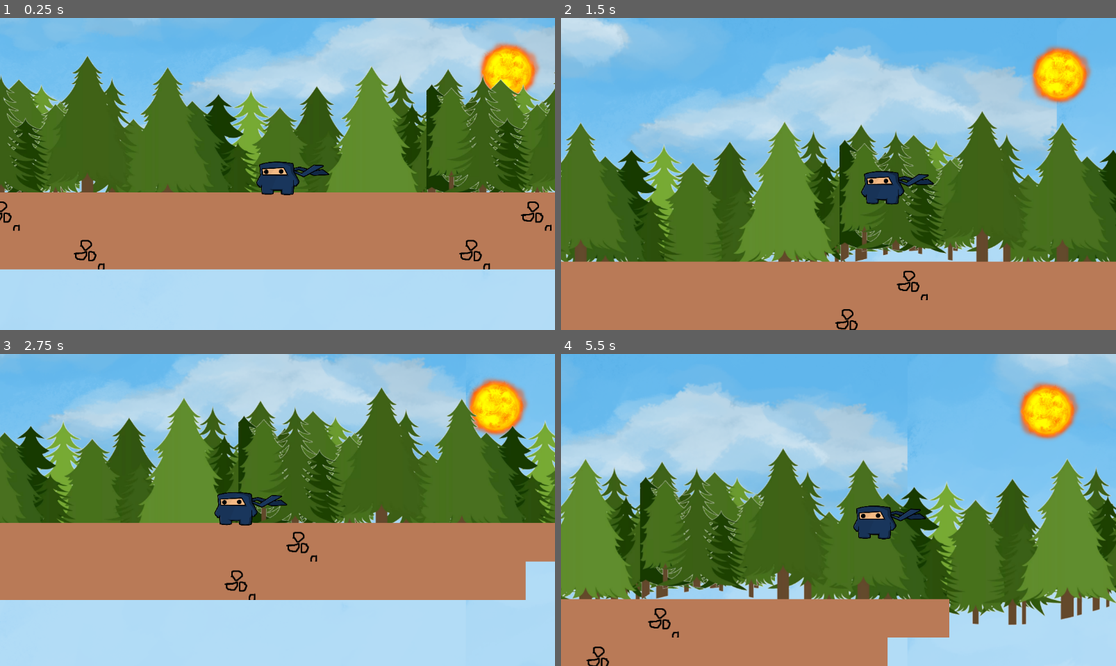
Above: before the commit, frames 1-4 (two rows, left to right).
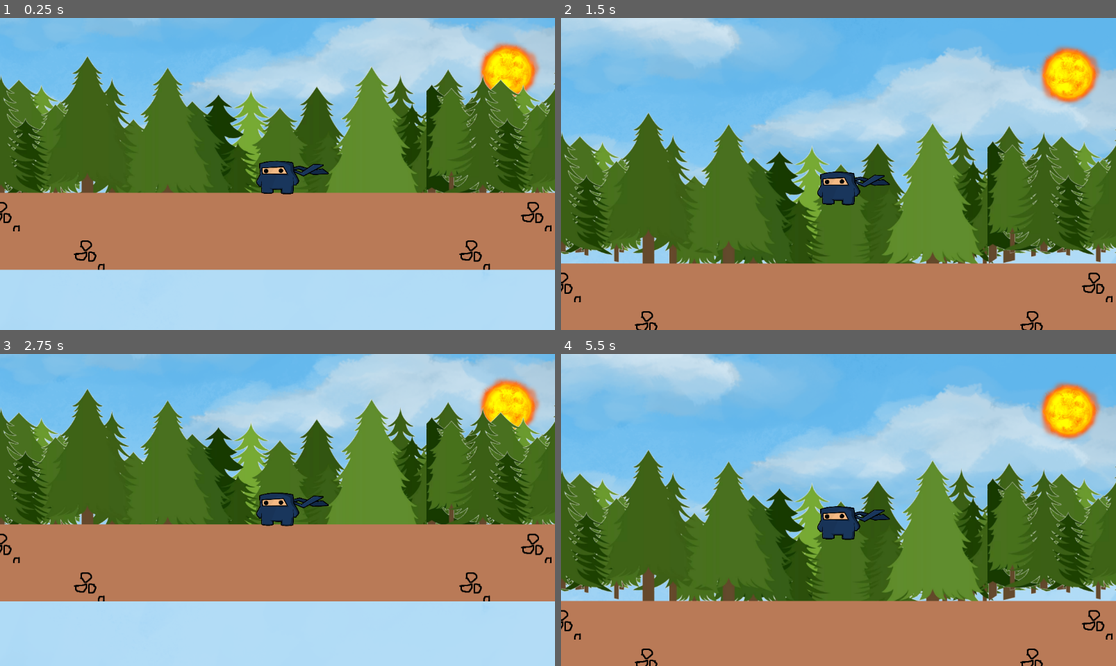
Above: after the commit, the same moments.

Repository: DanielMelnikoff/Alya_Dead_Cells
Game: Godot game, scene res://node_2d.tscn
Same seed, same stepped clock (60 frames per second), same inputs: the game is played once before the commit and once after it.
Inputs:
- Up to frame 1 (0.25 s): no input
- Up to frame 2 (1.5 s): tap Enter (ui_accept) at 0.5, 0.77 s; hold Right (ui_right) from 0.53 s (still down)
- Up to frame 3 (2.75 s): tap Enter (ui_accept) at 1.52 s; release Right (ui_right) at 2.03 s; hold Left (ui_left) from 2.03 s (still down)
- Up to frame 4 (5.5 s): release Left (ui_left) at 2.78 s; hold Right (ui_right) 2.78-4.28 s; tap Enter (ui_accept) at 3.02, 3.77, 4.52 s; hold Left (ui_left) 4.28-5.03 s; hold Right (ui_right) from 5.03 s (still down)

The runs differ from the first frame. In frame 1, 3.0% of the frame differs, in the area x 0-100%, y 12-81%; in frame 2, 42%; in frame 3, 35%; in frame 4, 62%, in the area x 0-100%, y 0-100%.

Commit message:
edit-controls

Diff:
--- a/character_body_2d.gd
+++ b/character_body_2d.gd
@@ -16,10 +16,12 @@
 
 	# Get the input direction and handle the movement/deceleration.
 	# As good practice, you should replace UI actions with custom gameplay actions.
-	var direction := Input.get_axis("ui_left", "ui_right")
-	if direction:
-		velocity.x = direction * SPEED
-	else:
-		velocity.x = move_toward(velocity.x, 0, SPEED)
+	#var direction := Input.get_axis("ui_left", "ui_right")
+	if Input.is_key_pressed(KEY_D):
+		velocity.x = SPEED
+	elif Input.is_key_pressed(KEY_A):
+		velocity.x = -SPEED
+	else: velocity.x = 0
+		#move_toward(velocity.x, 0, SPEED)
 
 	move_and_slide()
--- a/node_2d.tscn
+++ b/node_2d.tscn
@@ -2667,7 +2667,7 @@
 sources/0 = SubResource("TileSetAtlasSource_4d7sh")
 
 [sub_resource type="RectangleShape2D" id="RectangleShape2D_hqns4"]
-size = Vector2(83, 58)
+size = Vector2(75, 66)
 
 [node name="Node2D" type="Node2D" unique_id=56812395]
 
@@ -2708,17 +2708,20 @@
 script = ExtResource("4_d21ai")
 
 [node name="Sprite2D" type="Sprite2D" parent="CharacterBody2D" unique_id=1079188687]
-position = Vector2(741.4375, 537.75)
+position = Vector2(741, 539)
 scale = Vector2(0.17916667, 0.1791667)
 texture = ExtResource("5_rj586")
 
 [node name="CollisionShape2D" type="CollisionShape2D" parent="CharacterBody2D" unique_id=1681130205]
-position = Vector2(712.5, 542)
+position = Vector2(708.5, 542)
 shape = SubResource("RectangleShape2D_hqns4")
 
 [node name="Camera2D" type="Camera2D" parent="CharacterBody2D" unique_id=2021430826]
 position = Vector2(710, 545)
 position_smoothing_enabled = true
-rotation_smoothing_enabled = true
+drag_left_margin = 0.15
+drag_top_margin = 0.15
+drag_right_margin = 0.15
+drag_bottom_margin = 0.15
 editor_draw_limits = true
 editor_draw_drag_margin = true
